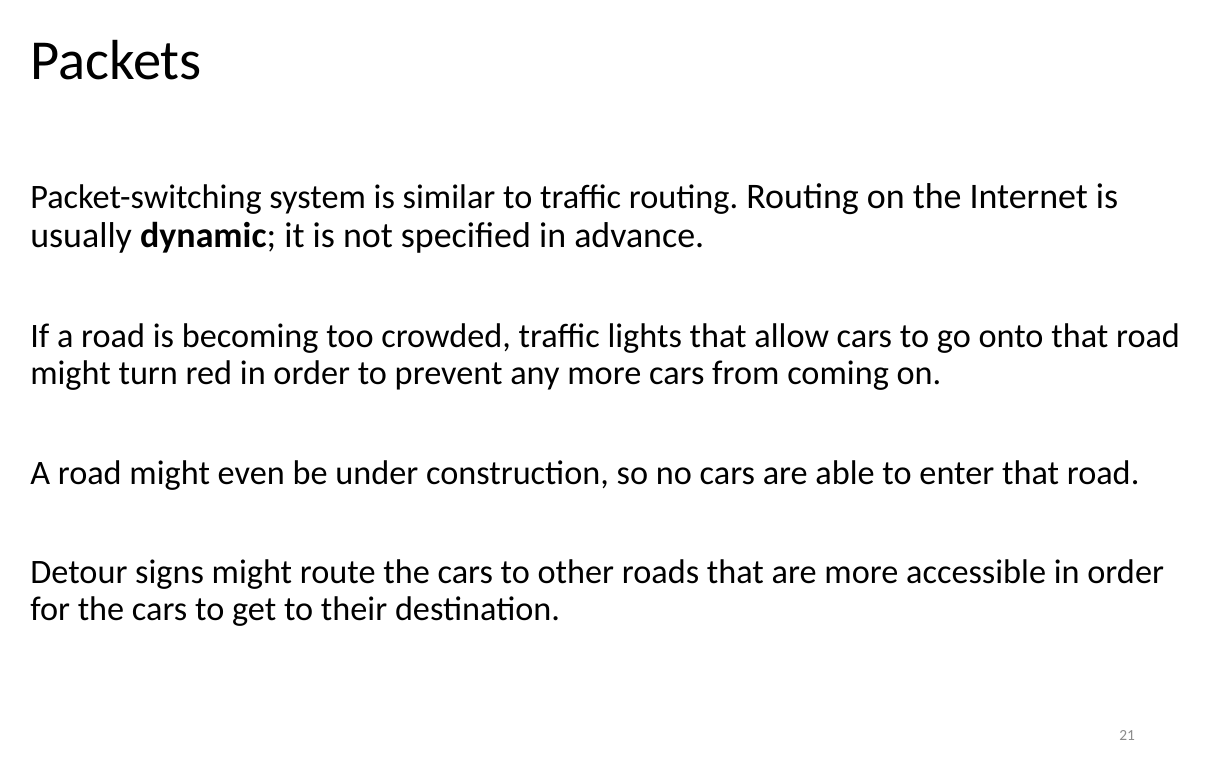
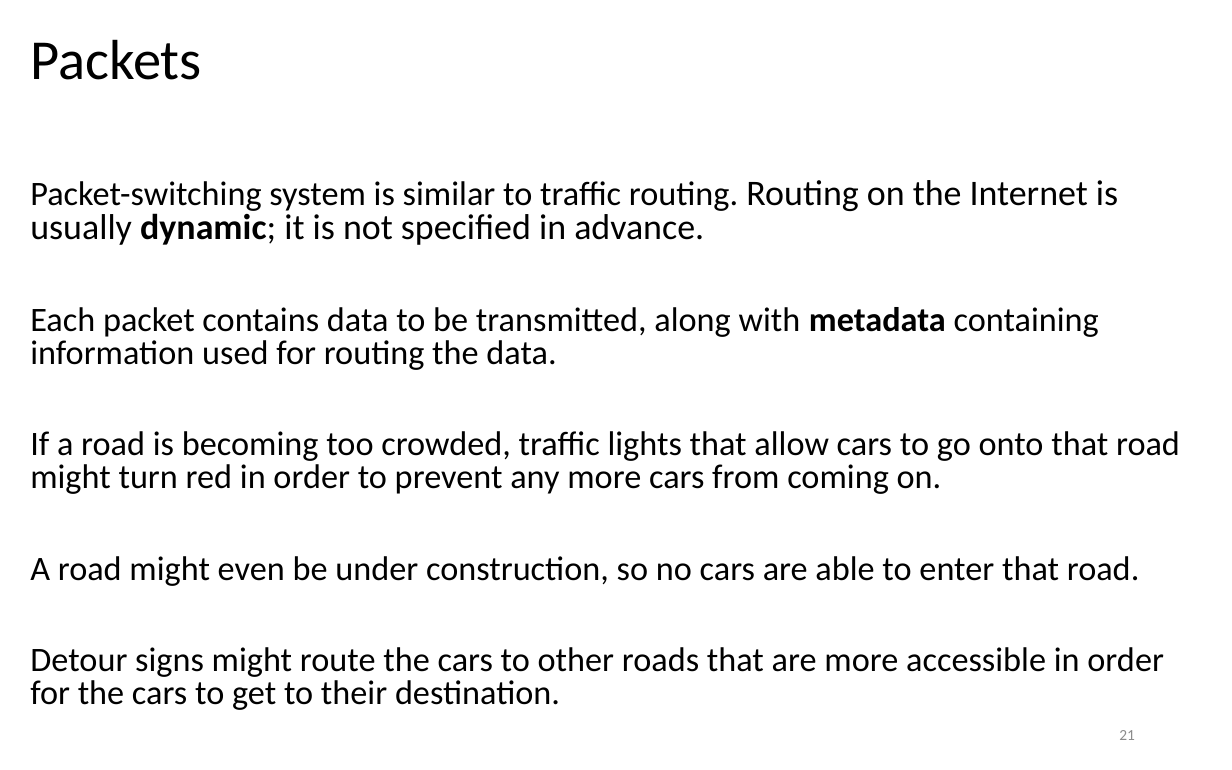
Before and after one commit to LongBaoNguyen/longbaonguyen.github.io, a slide deck: slide 21 of courses/apcsp/lect18.pptx. Drawn at 1232x770 pixels with LibreOffice and Linux fonts; fonts in the diff are those of the drawing. Boxes give left, top, right and bottom in pixels: in the first picture for what was removed or moved away, otherwise in the second. Text is boxed around its words. In the diff, an @@ line names an element or a change of style, - is before the commit and + after.

```diff
--- a/courses/apcsp/lect18.pptx
+++ b/courses/apcsp/lect18.pptx
@@ text at (30, 180, 1180, 710): line spacing 0.9 to 0.8 @@
@@ text at (30, 307, 1099, 370): paragraph added @@
+Each packet contains data to be transmitted, along with metadata containing information used for routing the data.
```
Also in this commit, not shown: 1 other slide changed, 2 other files.
